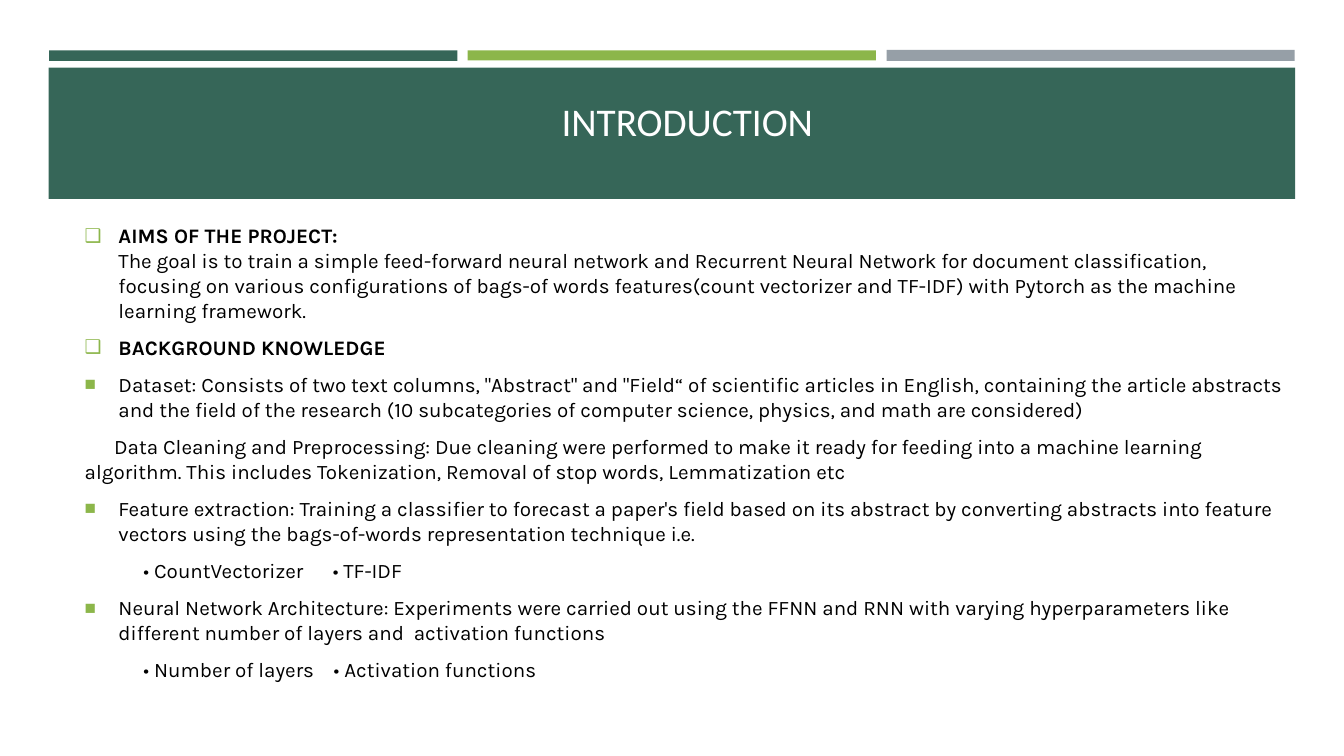
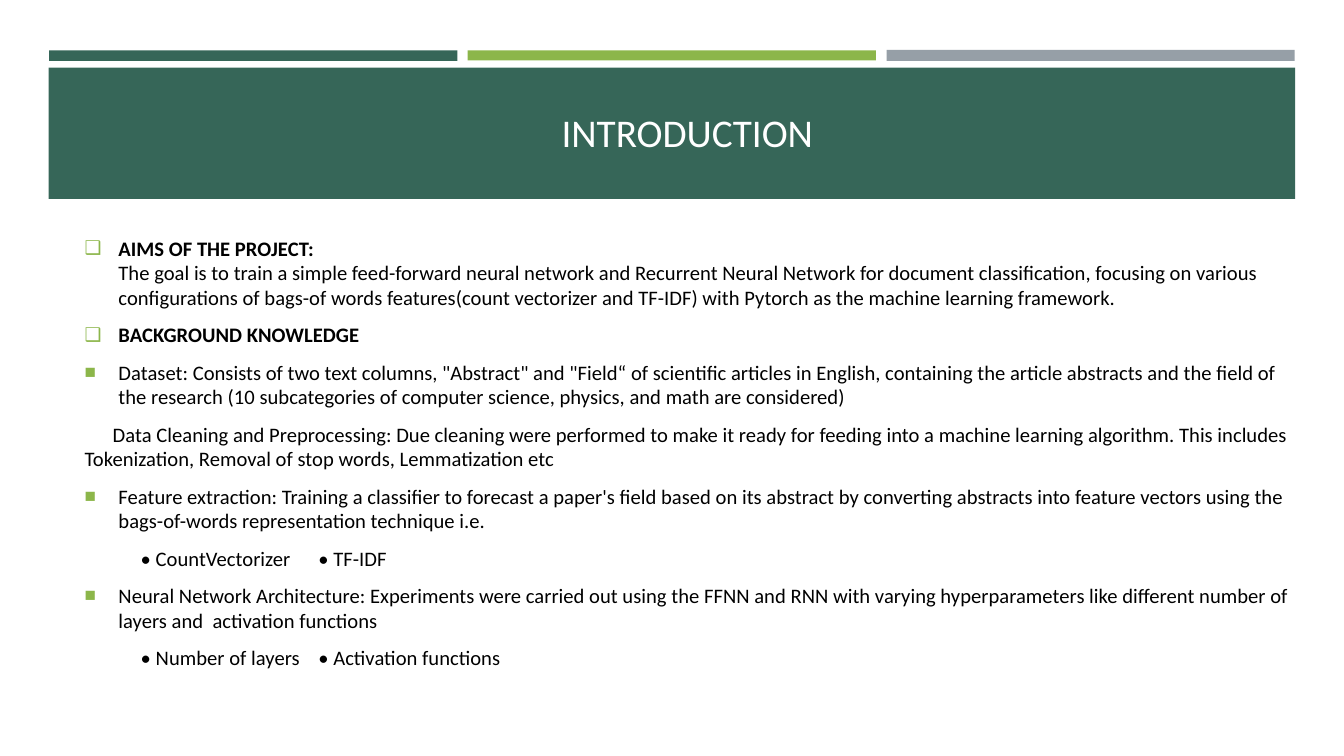
Before and after one commit to mrshokri/DAT-550, a slide deck: slide 2 of Presentation.pptx. Drawn at 1344x756 pixels with LibreOffice and Linux fonts; fonts in the diff are those of the drawing. Boxes give left, top, right and bottom in pixels: in the first picture for what was removed or moved away, otherwise in the second. Text is boxed around its words. In the diff, an @@ line names an element or a change of style, - is before the commit and + after.

```diff
--- a/Presentation.pptx
+++ b/Presentation.pptx
@@ title "INTRODUCTION": place and size @@
-title "INTRODUCTION" at [562,110,813,137]
+title "INTRODUCTION" at [562,121,813,148]
@@ text "AIMS OF THE PROJECT: The ..." at [85,242,1287,669]: font Karla to Calibri @@
```
Also in this commit, not shown: 3 other slides changed, 4 slides added, 4 slides removed, 1 other file.
